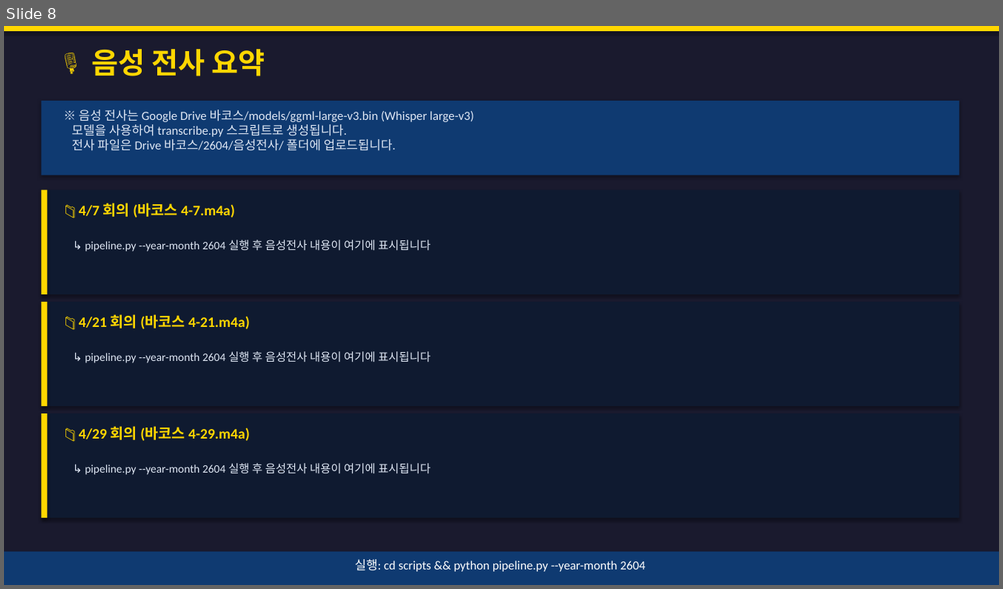
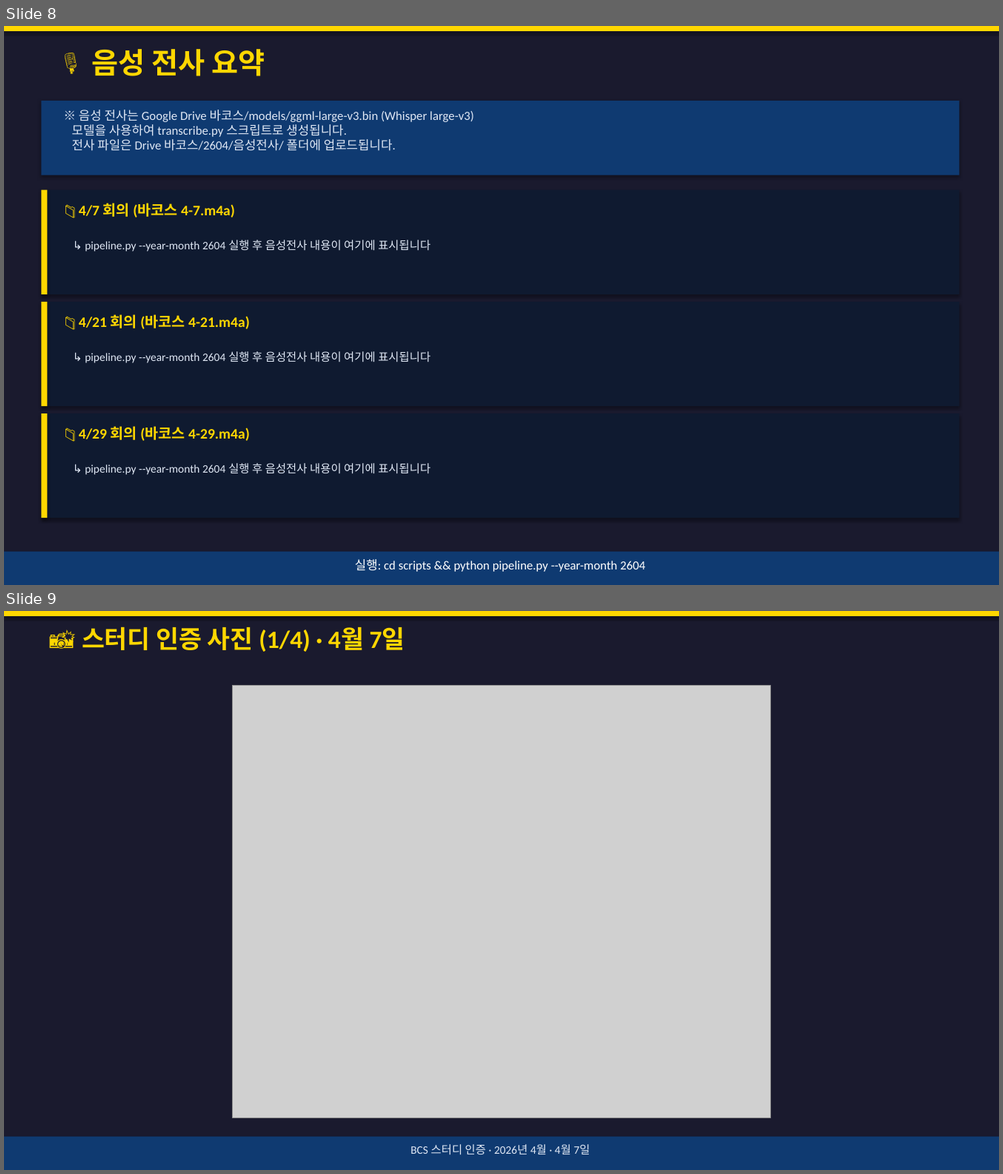
Before and after one commit to SooyoungLee95/BCS-Study-Meeting-Notes, a slide deck: 2604/바코스_스터디_2604.pptx. Shown one above the other, each under a label of ours: slide 8 before the commit, slides 8 and 9 after it. The pictures are 1003x589 and 1003x1174 pixels, drawn with LibreOffice and Linux fonts; fonts in the diff are those of the drawing; grey boxes stand for pictures. Boxes give left, top, right and bottom in pixels: in the first picture for what was removed or moved away, otherwise in the second. Text is boxed around its words. In the diff, an @@ line names an element or a change of style, - is before the commit and + after.

```diff
--- a/2604/바코스_스터디_2604.pptx
+++ b/2604/바코스_스터디_2604.pptx
@@ slide 9 added at <box>4,611,999,1170</box>, background #1A1A2E @@
@@ rectangle added at <box>4,611,999,616</box>, fill #FFD700 @@
@@ text added at <box>82,627,405,652</box>, 24 pt, text #FFD700, bold @@
+📸 스터디 인증 사진 (1/4) · 4월 7일
@@ picture added at <box>233,686,770,1119</box> @@
@@ rectangle added at <box>4,1137,999,1170</box>, fill #0F3A71 @@
@@ text added at <box>410,1145,590,1156</box>, 11 pt, text #E0E8F5 @@
+BCS 스터디 인증 · 2026년 4월 · 4월 7일
```
Also in this commit, not shown: 2 slides changed, 1 other slide added, 1 other file.
